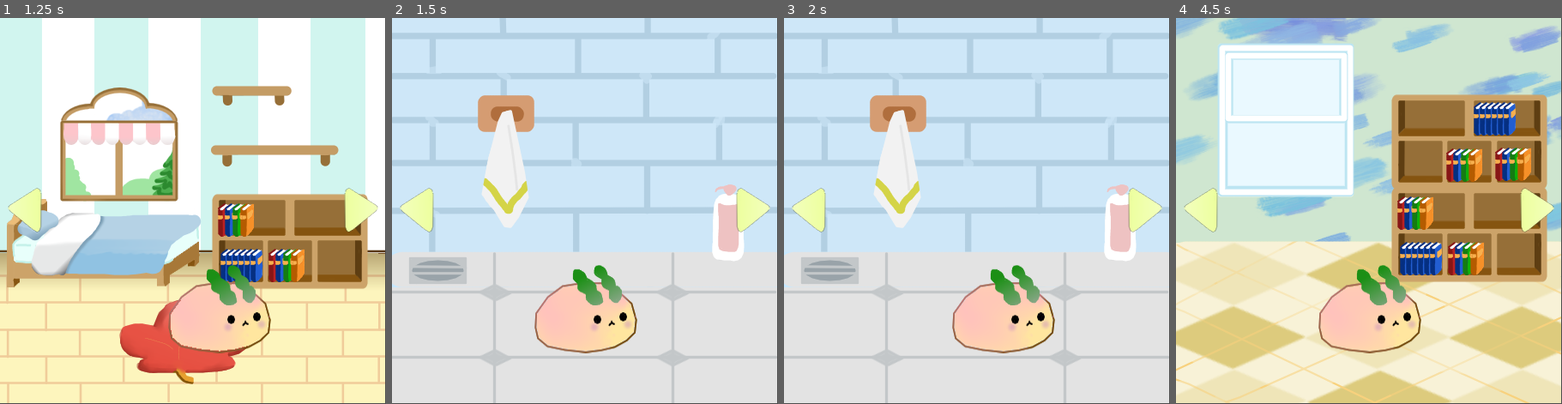
Above: before the commit, frames 1-4 (left to right).
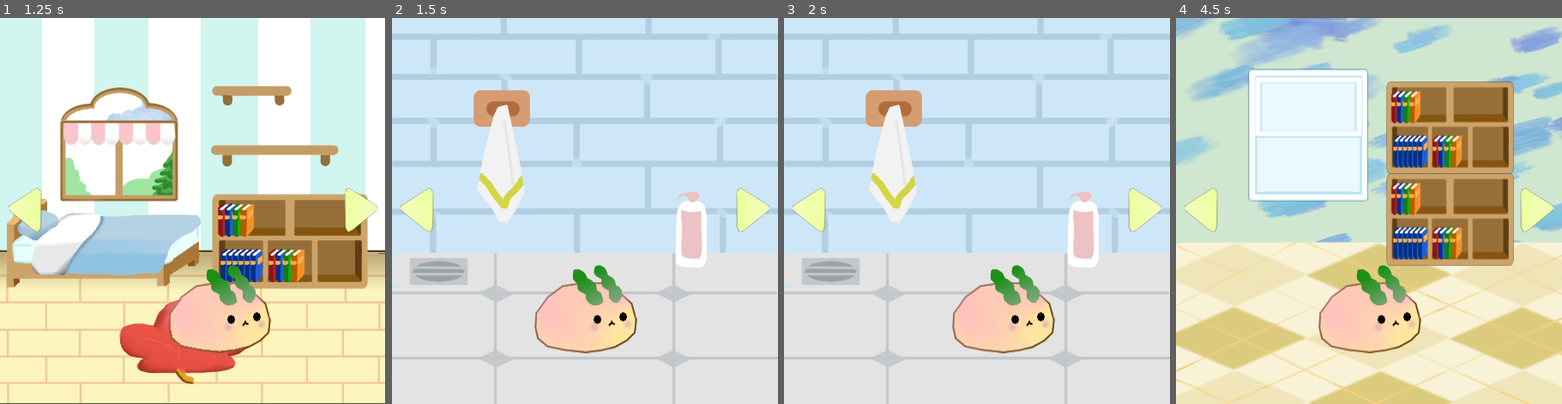
Above: after the commit, the same moments.

Repository: aaronzzheng/SleepTamagotchi
Game: Godot game, scene res://Scenes/Main.tscn
The game is run twice, just before and just after one commit, with the same random seed, the same clock (stepped at 60 frames per second) and the same inputs.
Inputs (mouse positions are in pixels of both pictures, inside the frame that each line leads up to):
- Up to frame 1 (1.25 s): click "Start" at 0.5 s
- Up to frame 2 (1.5 s): click (419, 211) at 1.25 s
- Up to frame 3 (2 s): no input
- Up to frame 4 (4.5 s): click (1203, 211) at 2 s; click (1203, 211) at 2.75 s; click (1203, 211) at 3.5 s; click (1203, 211) at 4.25 s

Frame 1 is identical in both runs. In frame 2, 6.4% of the frame differs, in the area x 0-100%, y 0-100%; in frame 3, 6.4%; in frame 4, 29%.

Commit message:
Edit some scences

Diff:
--- a/game/Scenes/Bathroom.tscn
+++ b/game/Scenes/Bathroom.tscn
@@ -1,16 +1,26 @@
-[gd_scene load_steps=4 format=3 uid="uid://bmv4pqu87ooxp"]
+[gd_scene load_steps=6 format=3 uid="uid://bmv4pqu87ooxp"]
 
-[ext_resource type="Texture2D" uid="uid://m84qrbcprpcm" path="res://Assets/Scenes/Bathroom/Bathroom.png" id="1_wqx55"]
+[ext_resource type="Texture2D" uid="uid://bcsvcc4k6pasu" path="res://Assets/Scenes/Bathroom/Background.png" id="1_1j432"]
 [ext_resource type="PackedScene" uid="uid://dubgpeic2sfn1" path="res://Scenes/mochi.tscn" id="2_kvr28"]
-[ext_resource type="PackedScene" uid="uid://cnxmkmur5cjvy" path="res://Scenes/Buttons.tscn" id="3_vqoao"]
+[ext_resource type="PackedScene" path="res://Scenes/Buttons.tscn" id="3_vqoao"]
+[ext_resource type="Texture2D" uid="uid://dnrikhom0ihub" path="res://Assets/Scenes/Bathroom/Soap.png" id="4_shj4f"]
+[ext_resource type="Texture2D" uid="uid://txnocufyt7yq" path="res://Assets/Scenes/Bathroom/Towel_hook.png" id="5_5s1gr"]
 
 [node name="Bathroom" type="Node2D"]
 
-[node name="Bathroom" type="Sprite2D" parent="."]
-position = Vector2(224, 224)
-texture = ExtResource("1_wqx55")
+[node name="Background" type="Sprite2D" parent="."]
+position = Vector2(225, 225)
+texture = ExtResource("1_1j432")
 
 [node name="Mochi" parent="." instance=ExtResource("2_kvr28")]
 position = Vector2(216, 336)
 
 [node name="Buttons" parent="." instance=ExtResource("3_vqoao")]
+
+[node name="TowelHook" type="Sprite2D" parent="."]
+position = Vector2(128, 162)
+texture = ExtResource("5_5s1gr")
+
+[node name="Soap" type="Sprite2D" parent="."]
+position = Vector2(349, 247)
+texture = ExtResource("4_shj4f")
--- a/game/Scenes/Studyroom.tscn
+++ b/game/Scenes/Studyroom.tscn
@@ -1,16 +1,33 @@
-[gd_scene load_steps=4 format=3 uid="uid://blddmq3o4eq0f"]
+[gd_scene load_steps=6 format=3 uid="uid://blddmq3o4eq0f"]
 
-[ext_resource type="Texture2D" uid="uid://ldo5yvfqx6l3" path="res://Assets/Scenes/Studyroom/Study_room.png" id="1_okucx"]
+[ext_resource type="Texture2D" uid="uid://l7hbrcul25wu" path="res://Assets/Scenes/Studyroom/Background.png" id="1_4jwpd"]
 [ext_resource type="PackedScene" uid="uid://dubgpeic2sfn1" path="res://Scenes/mochi.tscn" id="2_jnoo7"]
-[ext_resource type="PackedScene" uid="uid://cnxmkmur5cjvy" path="res://Scenes/Buttons.tscn" id="3_0uedr"]
+[ext_resource type="PackedScene" path="res://Scenes/Buttons.tscn" id="3_0uedr"]
+[ext_resource type="Texture2D" uid="uid://fwx67sj3bgog" path="res://Assets/Scenes/Studyroom/Window.png" id="3_nequs"]
+[ext_resource type="Texture2D" uid="uid://d2wgqy4gyr4cr" path="res://Assets/Scenes/Studyroom/Bookshelf.png" id="4_2shwq"]
 
 [node name="Studyroom" type="Node2D"]
 
-[node name="StudyRoom" type="Sprite2D" parent="."]
-position = Vector2(224, 224)
-texture = ExtResource("1_okucx")
+[node name="Background" type="Sprite2D" parent="."]
+position = Vector2(225, 225)
+texture = ExtResource("1_4jwpd")
 
 [node name="Mochi" parent="." instance=ExtResource("2_jnoo7")]
 position = Vector2(216, 336)
 
 [node name="Buttons" parent="." instance=ExtResource("3_0uedr")]
+
+[node name="Window" type="Sprite2D" parent="."]
+position = Vector2(154, 137)
+scale = Vector2(0.876543, 0.859116)
+texture = ExtResource("3_nequs")
+
+[node name="Bookshelf" type="Sprite2D" parent="."]
+position = Vector2(319, 235)
+scale = Vector2(0.81694, 0.977477)
+texture = ExtResource("4_2shwq")
+
+[node name="Bookshelf2" type="Sprite2D" parent="."]
+position = Vector2(319, 128)
+scale = Vector2(0.81694, 0.977477)
+texture = ExtResource("4_2shwq")
--- /dev/null
+++ b/game/Scenes/switch_scene_button.tscn
@@ -0,0 +1,22 @@
+[gd_scene load_steps=3 format=3 uid="uid://3nbvsykpgo0h"]
+
+[ext_resource type="Texture2D" uid="uid://c3qeep6hs4o12" path="res://Assets/Sprites/Triangle_button.png" id="1_eqc3w"]
+
+[sub_resource type="StyleBoxFlat" id="StyleBoxFlat_tr74m"]
+bg_color = Color(0.6, 0.6, 0.6, 0)
+
+[node name="Switch_scene_button" type="Node2D"]
+
+[node name="TriangleButton" type="Sprite2D" parent="."]
+position = Vector2(25, 28)
+texture = ExtResource("1_eqc3w")
+
+[node name="Button" type="Button" parent="."]
+offset_left = 2.0
+offset_top = 2.0
+offset_right = 44.0
+offset_bottom = 53.0
+theme_override_styles/hover_pressed = SubResource("StyleBoxFlat_tr74m")
+theme_override_styles/hover = SubResource("StyleBoxFlat_tr74m")
+theme_override_styles/pressed = SubResource("StyleBoxFlat_tr74m")
+theme_override_styles/normal = SubResource("StyleBoxFlat_tr74m")
Binary file added: game/Assets/Scenes/Bathroom/Background.png
Not shown, added: game/Assets/Scenes/Bathroom/Background.png.import
Not shown, added: game/Assets/Scenes/Studyroom/Background.png.import
Not shown, added: game/Assets/Scenes/Studyroom/Bookshelf.png.import
Not shown, added: game/Assets/Scenes/Studyroom/Window.png.import
Not shown: 1 places in game/Scenes/Bedroom.tscn that only renumber resources
Not shown, added: Krita_source/.Study_room.kra-autosave.kra
